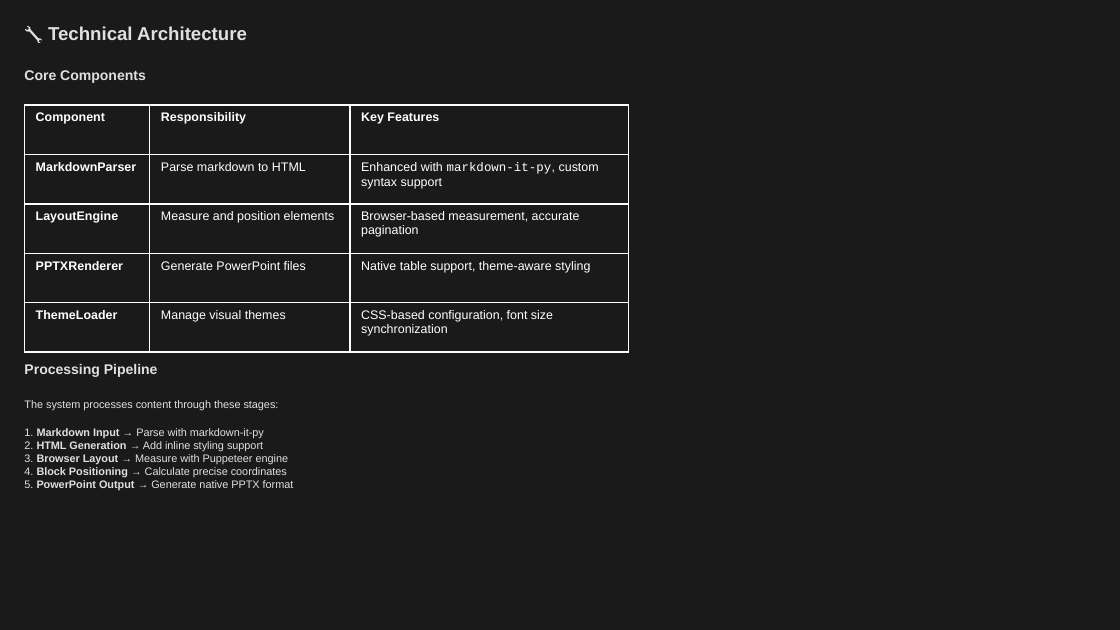
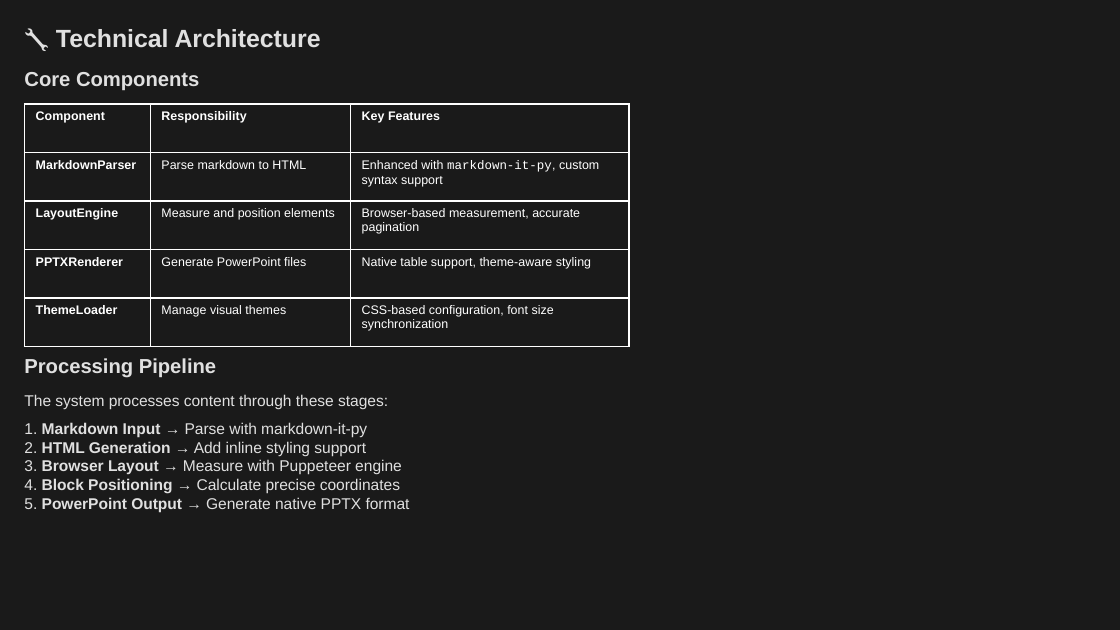
Before and after one commit to louisazhou/slidegenerator, a slide deck: slide 8 of output/comprehensive_demo_dark.pptx. Drawn at 1120x630 pixels with LibreOffice and Linux fonts; fonts in the diff are those of the drawing. Boxes give left, top, right and bottom in pixels: in the first picture for what was removed or moved away, otherwise in the second. Text is boxed around its words. In the diff, an @@ line names an element or a change of style, - is before the commit and + after.

```diff
--- a/output/comprehensive_demo_dark.pptx
+++ b/output/comprehensive_demo_dark.pptx
@@ text "🔧 Technical Architecture" at bbox=[56, 29, 321, 48]: size 12 to 16 pt @@
@@ text "Core Components" at bbox=[24, 72, 199, 90]: size 9 to 13 pt @@
@@ table: place and size @@
-table at bbox=[25, 105, 629, 353]
+table at bbox=[25, 104, 629, 347]
@@ text "Processing Pipeline" at bbox=[24, 358, 216, 378]: size 9 to 13 pt @@
@@ text "The system processes content through ..." at bbox=[24, 394, 388, 409]: size 7 to 10 pt @@
@@ text "1. Markdown Input → Parse ..." at bbox=[24, 422, 410, 512]: size 7 to 10 pt @@
```
Also in this commit, not shown: 19 other slides changed, 21 other files.
